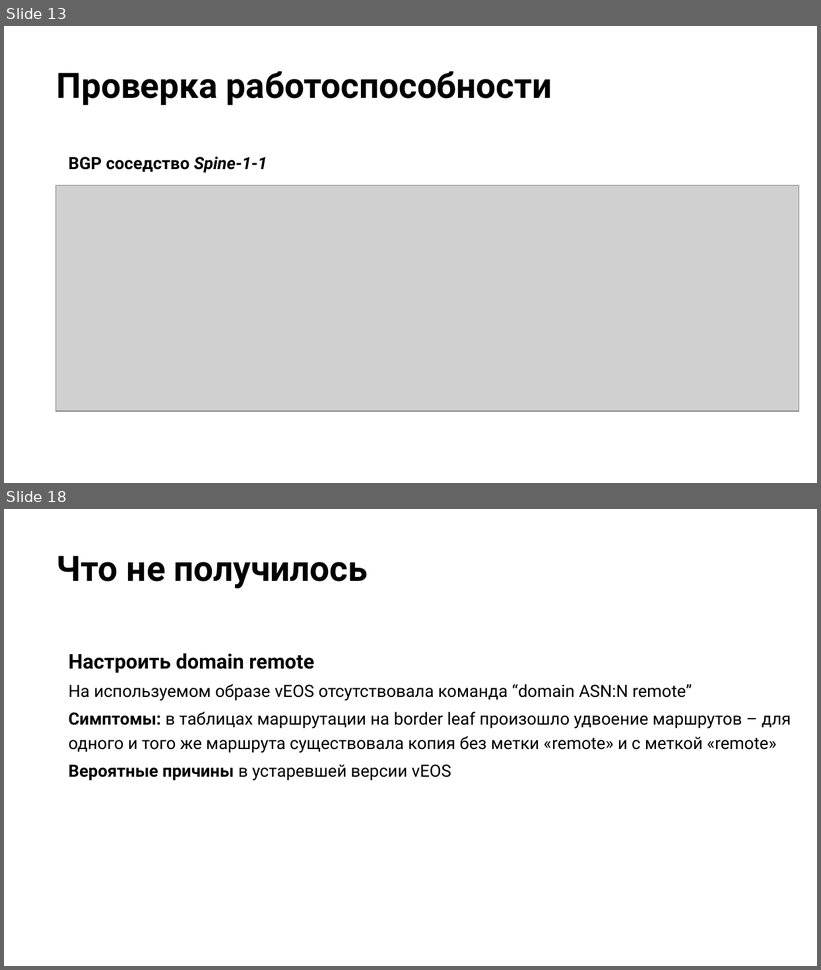
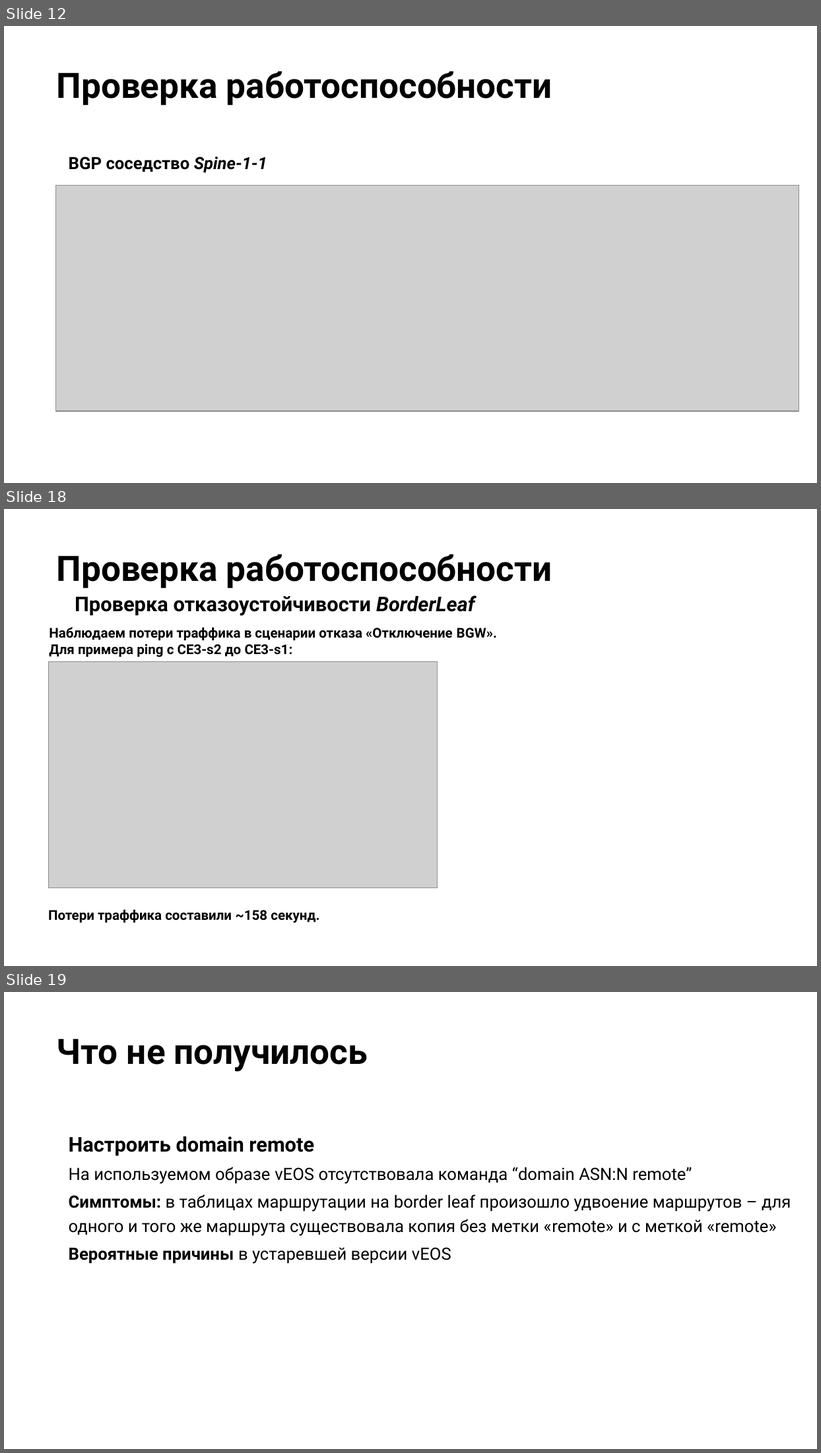
Before and after one commit to Danilovich89/otus_DC_design, a slide deck: lab_09_Solovyev_project/презентация.pptx. Shown one above the other, each under a label of ours: slides 13 and 18 before the commit, slides 12, 18 and 19 after it; the slides between them are not shown. The pictures are 821x970 and 821x1453 pixels, drawn with LibreOffice and Linux fonts; fonts in the diff are those of the drawing; grey boxes stand for pictures; background and template pictures are left out. Boxes give left, top, right and bottom in pixels: in the first picture for what was removed or moved away, otherwise in the second. Text is boxed around its words. In the diff, an @@ line names an element or a change of style, - is before the commit and + after.

```diff
--- a/lab_09_Solovyev_project/презентация.pptx
+++ b/lab_09_Solovyev_project/презентация.pptx
@@ slide 18 added at [4,509,817,966], background picture (left out) @@
@@ title added at [57,554,552,588], 31 pt, text #000000, bold @@
+Проверка работоспособности
@@ text added at [75,595,475,616], 18 pt, text #000000, bold @@
+Проверка отказоустойчивости BorderLeaf
@@ text added at [49,627,497,657], 12 pt, text #000000, bold @@
+Наблюдаем потери траффика в сценарии отказа «Отключение BGW».
+Для примера ping с CE3-s2 до CE3-s1:
@@ picture added at [49,662,438,889] @@
@@ text added at [48,910,319,923], 12 pt, text #000000, bold @@
+Потери траффика составили ~158 секунд.
@@ what was slide 13 is now slide 12 @@
@@ what was slide 18 is now slide 19 @@
```
Also in this commit, not shown: 8 slides changed, 1 other slide added, 1 slide removed.
